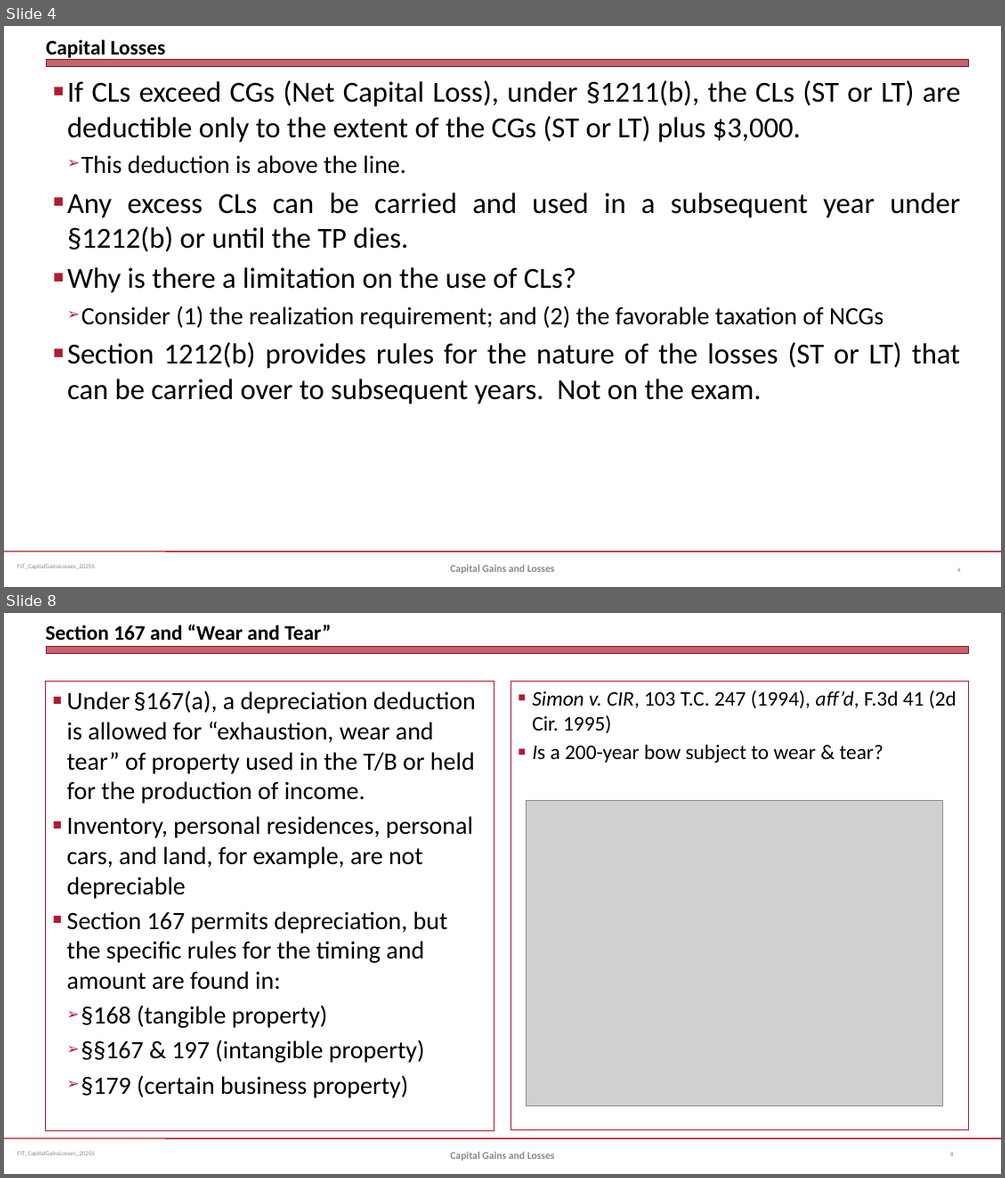
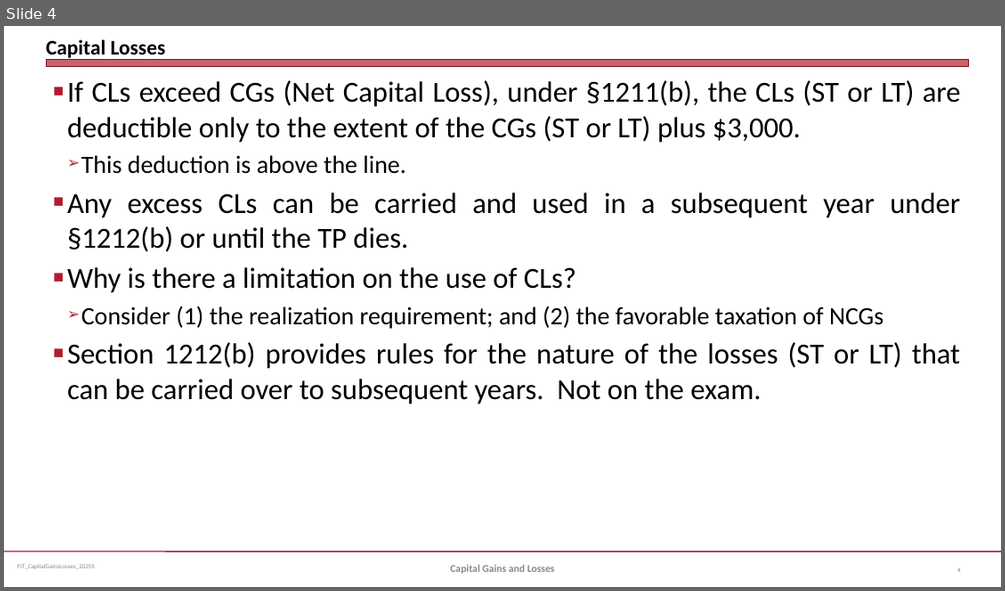
Before and after one commit to jmc877/Fed-Income-Tax, a slide deck: slides/FIT_CapitalGainsLosses_2025S.pptx. Shown one above the other, each under a label of ours: slides 4 and 8 before the commit, slide 4 after it; the slides between them are not shown. The pictures are 1005x1178 and 1005x591 pixels, drawn with LibreOffice and Linux fonts; fonts in the diff are those of the drawing; grey boxes stand for pictures. Boxes give left, top, right and bottom in pixels: in the first picture for what was removed or moved away, otherwise in the second. Text is boxed around its words. In the diff, an @@ line names an element or a change of style, - is before the commit and + after.

```diff
--- a/slides/FIT_CapitalGainsLosses_2025S.pptx
+++ b/slides/FIT_CapitalGainsLosses_2025S.pptx
@@ slide 8 removed at (4,613,1001,1174), background #FFFFFF; not listed: 3 template elements that a slide beside it also shows @@
@@ title removed at (46,625,331,640) @@
-Section 167 and “Wear and Tear”
@@ text removed at (46,681,494,1130) @@
-■ Under §167(a), a depreciation deduction is allowed for “exhaustion, wear and tear” of property used in the T/B or held for the production of income.
-■ Inventory, personal residences, personal cars, and land, for example, are not depreciable
-■ Section 167 permits depreciation, but the specific rules for the timing and amount are found in:
-  ➢ §168 (tangible property)
-  ➢ §§167 & 197 (intangible property)
-  ➢ §179 (certain business property)
@@ text removed at (511,681,969,1130) @@
-■ Simon v. CIR, 103 T.C. 247 (1994), aff’d, F.3d 41 (2d Cir. 1995)
-■ Is a 200-year bow subject to wear & tear?
@@ picture removed at (526,800,942,1105) @@
@@ text removed at (450,1151,555,1160) @@
-Capital Gains and Losses
@@ page number removed at (950,1151,954,1156) @@
-8
```
Also in this commit, not shown: 4 slides changed, 4 slides added, 14 other slides removed.
